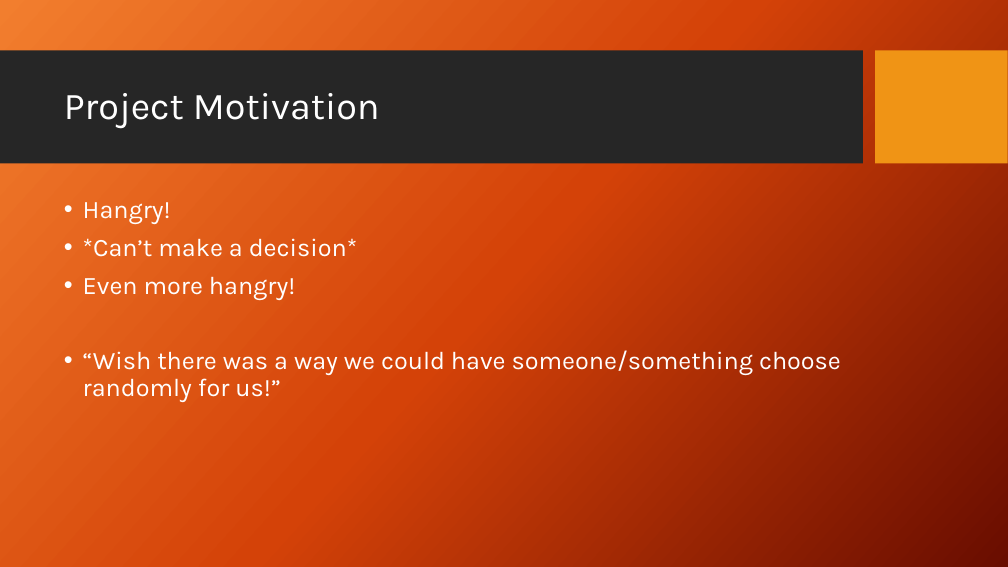
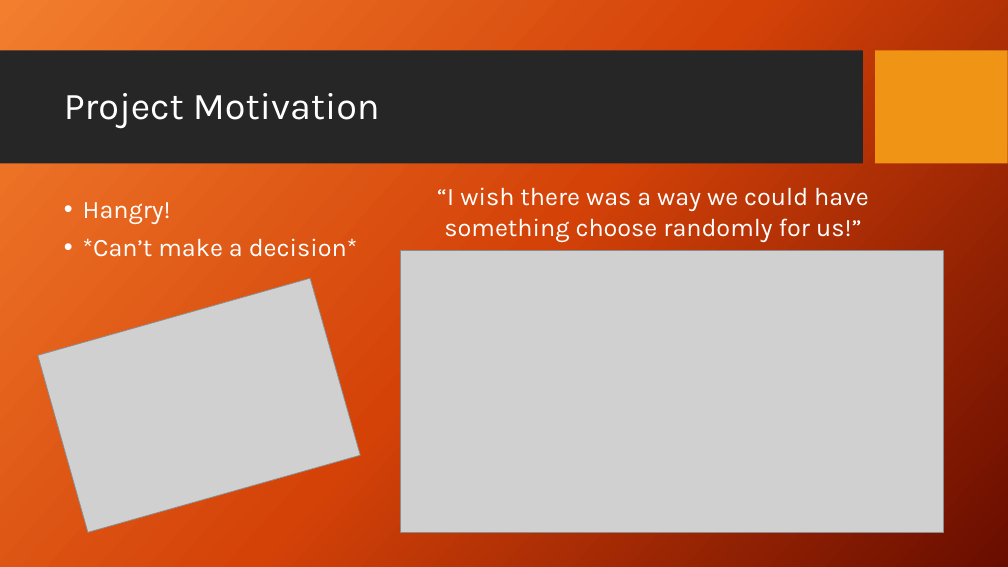
Before and after one commit to mypiette/ISTFinalProject, a slide deck: slide 4 of FinalProjectPresentation.pptx. Drawn at 1008x567 pixels with LibreOffice and Linux fonts; fonts in the diff are those of the drawing; grey boxes stand for pictures; background and template pictures are left out. Boxes give left, top, right and bottom in pixels: in the first picture for what was removed or moved away, otherwise in the second. Text is boxed around its words. In the diff, an @@ line names an element or a change of style, - is before the commit and + after.

```diff
--- a/FinalProjectPresentation.pptx
+++ b/FinalProjectPresentation.pptx
@@ text added at [437,187,869,242], 24 pt, text #FFFFFF @@
+“I wish there was a way we could have something choose randomly for us!”
@@ picture added at [401,251,944,532] @@
@@ picture added at [38,278,360,532] @@
@@ text at [83,276,841,402]: paragraphs removed @@
-• Even more hangry!
-• “Wish there was a way we could have someone/something choose randomly for us!”
```
Also in this commit, not shown: 3 other slides changed, 3 other files.
